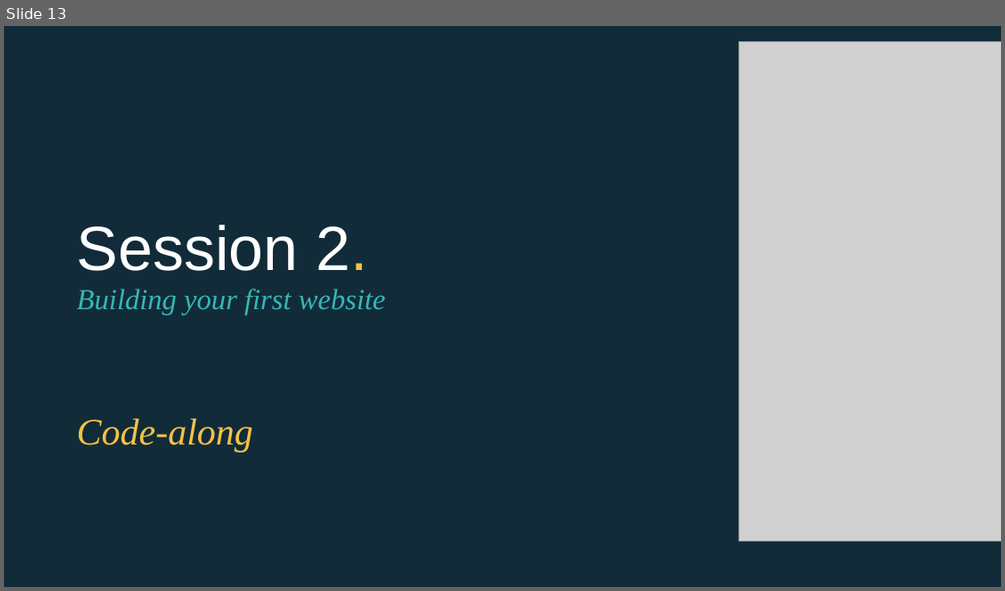
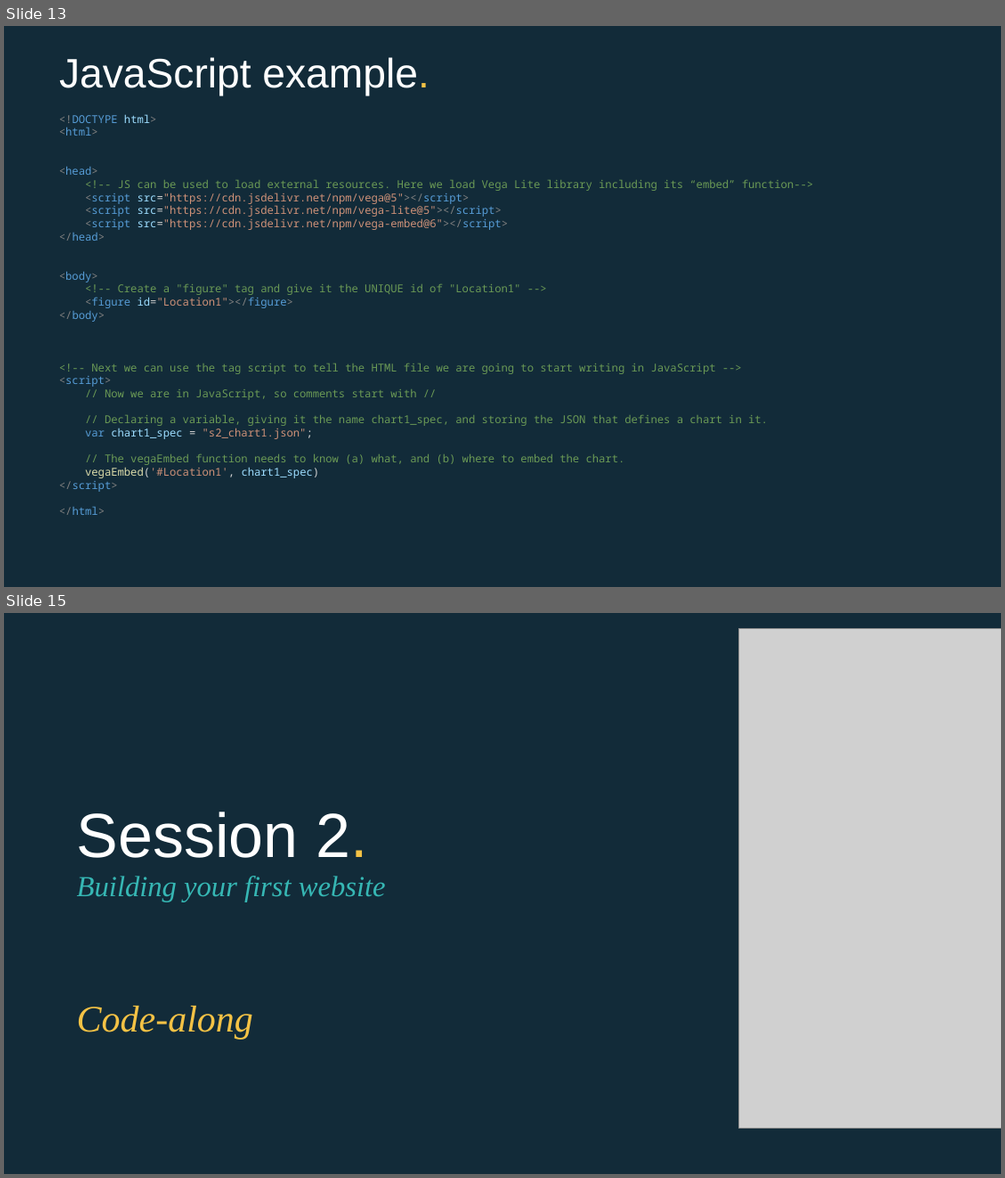
Before and after one commit to EconomicsObservatory/courses, a slide deck: 2/s2_Building_your_first_website.pptx. Shown one above the other, each under a label of ours: slide 13 before the commit, slides 13 and 15 after it; the slides between them are not shown. The pictures are 1005x591 and 1005x1178 pixels, drawn with LibreOffice and Linux fonts; fonts in the diff are those of the drawing; grey boxes stand for pictures. Boxes give left, top, right and bottom in pixels: in the first picture for what was removed or moved away, otherwise in the second. Text is boxed around its words. In the diff, an @@ line names an element or a change of style, - is before the commit and + after.

```diff
--- a/2/s2_Building_your_first_website.pptx
+++ b/2/s2_Building_your_first_website.pptx
@@ slide 13 added at bbox=[4, 26, 1001, 587], background #122B39 @@
@@ title added at bbox=[59, 57, 429, 95], 39.6 pt, text #FFFFFF @@
+JavaScript example.
@@ text added at bbox=[59, 114, 813, 515], 10.5 pt, text #6A9955 @@
+<!DOCTYPE html>
+<html>
+<head>
+<!-- JS can be used to load external resources. Here we load Vega Lite library including its “embed” function-->
+<script src="https://cdn.jsdelivr.net/npm/vega@5"></script>
+<script src="https://cdn.jsdelivr.net/npm/vega-lite@5"></script>
+<script src="https://cdn.jsdelivr.net/npm/vega-embed@6"></script>
+</head>
+<body>
+<!-- Create a "figure" tag and give it the UNIQUE id of "Location1" -->
+<figure id="Location1"></figure>
+</body>
+<!-- Next we can use the tag script to tell the HTML file we are going to start writing in JavaScript -->
+<script>
+// Now we are in JavaScript, so comments start with //
+// Declaring a variable, giving it the name chart1_spec, and storing the JSON that defines a chart in it.
+var chart1_spec = "s2_chart1.json";
+// The vegaEmbed function needs to know (a) what, and (b) where to embed the chart.
+vegaEmbed('#Location1', chart1_spec)
+</script>
+</html>
@@ what was slide 13 is now slide 15 @@
```
Also in this commit, not shown: 5 slides changed, 3 other slides added, 2 slides removed, 4 other files.
